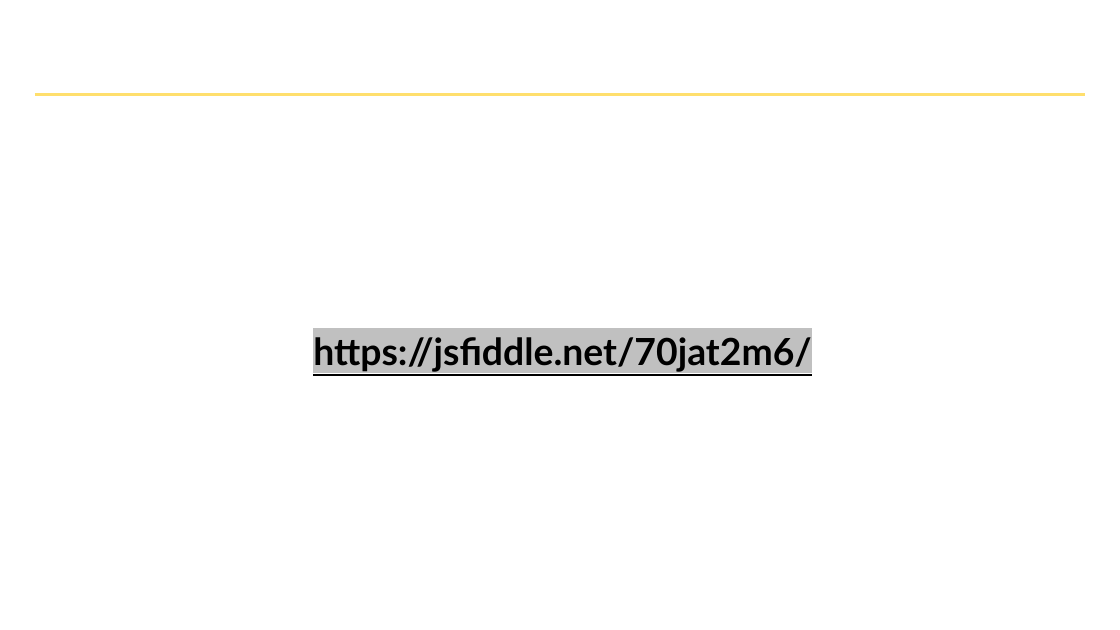
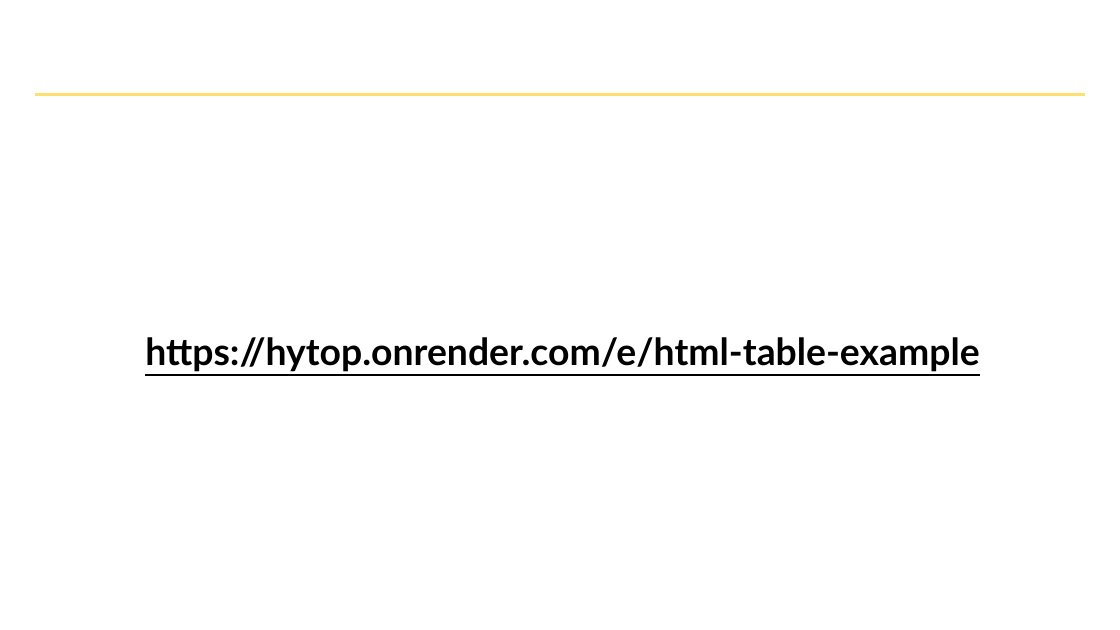
Before and after one commit to hytechclub/web-101, a slide deck: slide 12 of Week03/MoreHtmlElements.pptx. Drawn at 1120x630 pixels with LibreOffice and Linux fonts; fonts in the diff are those of the drawing; background and template pictures are left out. Boxes give left, top, right and bottom in pixels: in the first picture for what was removed or moved away, otherwise in the second. Text is boxed around its words. In the diff, an @@ line names an element or a change of style, - is before the commit and + after.

```diff
--- a/Week03/MoreHtmlElements.pptx
+++ b/Week03/MoreHtmlElements.pptx
@@ text at bbox=[145, 337, 979, 372]: text changed @@
-https://jsfiddle.net/70jat2m6/
+https://hytop.onrender.com/e/html-table-example
```
Also in this commit, not shown: 3 other slides changed, 9 other files.
